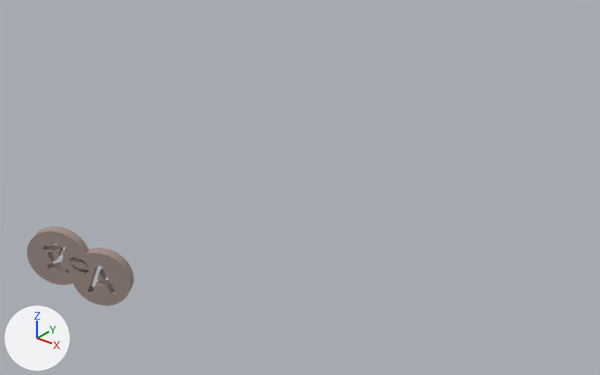
Before and after pictures for a commit that changed the glTF model translate.glb.
Camera for both pictures: a 50 mm camera at (4.11, -9.63, 4.1) aimed at (-1.72, -2.34, -0.41). Every picture has the same lights, and +X, +Y and +Z are marked at lower left.

Before the edit, the objects in view are built like this:
```python
mat_material_011 = principled_material('Material.011')
mat_material_011.base_color = (0.419, 0.323, 0.288)  # grey #ad9a92
mat_material_011.metallic = 0.132
mat_material_011.roughness = 0.0
me_curve = bpy.data.meshes.new('Curve')
me_curve.from_pydata(...)  # 744 vertices, 1498 faces; spans x 0.0099..0.0772, y 0.0261..0.0784, z -0.004..0.0
me_curve.materials.append(mat_material_011)  # grey #ad9a92
ob_trslt = bpy.data.objects.new('trslt', me_curve)
ob_trslt.location = (-4.291, -4.857, -2.314)
ob_trslt.rotation_euler = (1.571, 0.0, 0.518)  # degrees (90, 0, 30)
ob_trslt.scale = (19.5, 19.5, 33.3)
```
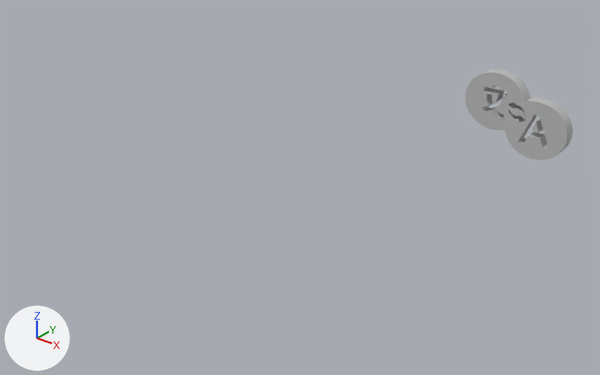
What changed in the scene script:
```text
Change mat_material_011:
    mat_material_011.base_color: (0.419, 0.323, 0.288) -> (0.497, 0.497, 0.497)  # grey #ad9a92 -> grey #bbbbbb
Change ob_trslt:
    ob_trslt.location: (-4.291, -4.857, -2.314) -> (-0.88, -0.189, -0.705)
    ob_trslt.rotation_euler: (1.571, 0.0, 0.518) -> (1.571, 0.0, 0.0)  # degrees (90, 0, 30) -> degrees (90, 0, 0)
    ob_trslt.scale: (19.5, 19.5, 33.3) -> (21.2, 19.5, 41.6)
```

Where the change shows, as pixel boxes [x1, y1, x2, y2] in the pictures (600 x 375 px):
'trslt', recoloured, moved, turned, rescaled
    before: [27, 226, 134, 306]
    after: [465, 69, 573, 160]
